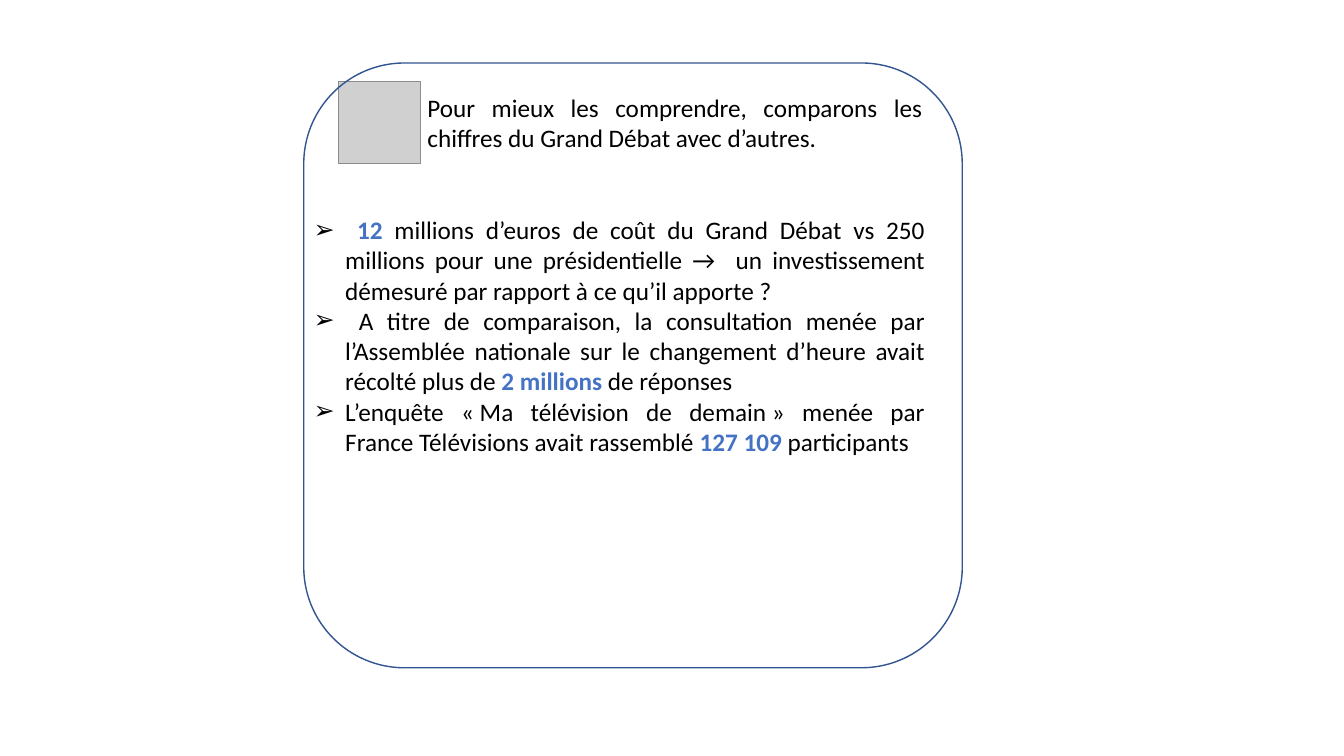
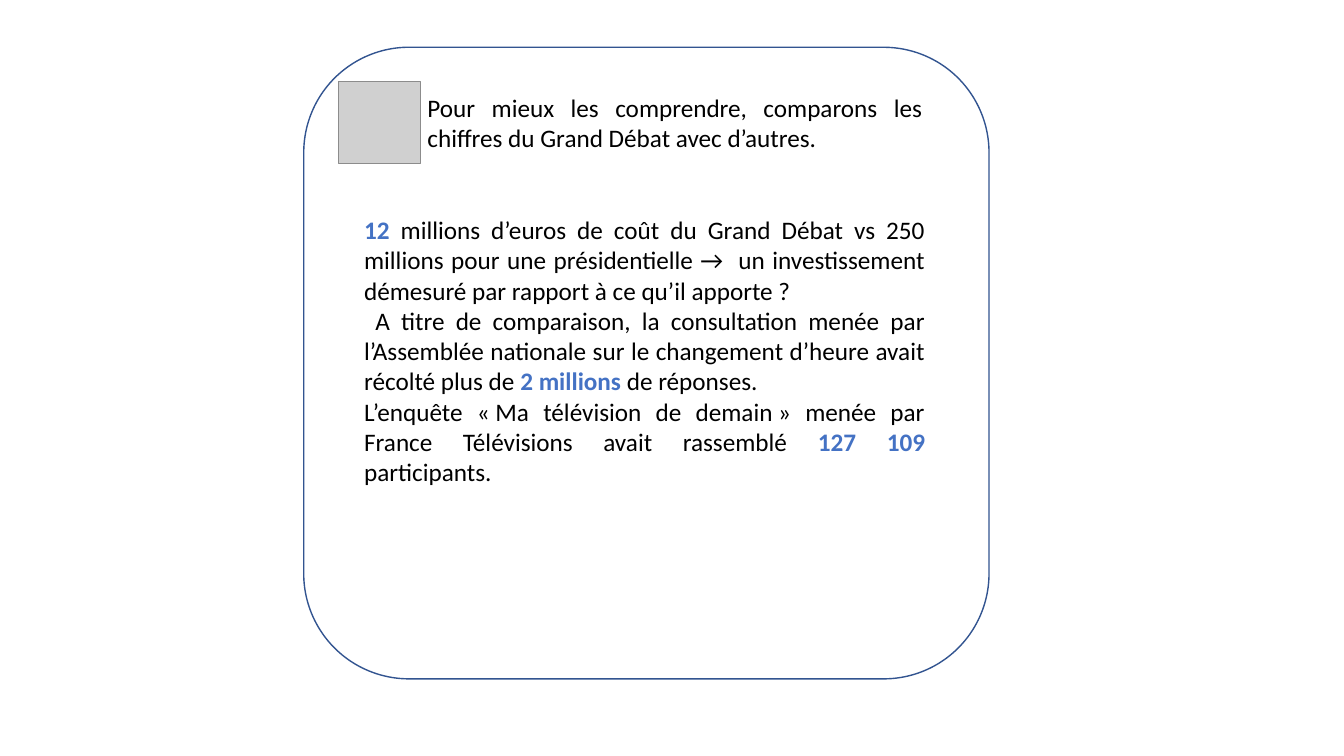
Before and after one commit to GrandDebatAnalyse/GrandDebatAnalyse.github.io, a slide deck: slide 3 of encadrés limites.pptx. Drawn at 1344x756 pixels with LibreOffice and Linux fonts; fonts in the diff are those of the drawing; grey boxes stand for pictures. Boxes give left, top, right and bottom in pixels: in the first picture for what was removed or moved away, otherwise in the second. Text is boxed around its words. In the diff, an @@ line names an element or a change of style, - is before the commit and + after.

```diff
--- a/encadrés limites.pptx
+++ b/encadrés limites.pptx
@@ rounded rectangle: place and size @@
-rounded rectangle at bbox=[303, 63, 962, 667]
+rounded rectangle at bbox=[303, 47, 989, 680]
@@ text at bbox=[364, 221, 924, 304]: bullet ➢ to none; list level 1 to 2 in "12 millions d’euros de coût ..." @@
@@ text at bbox=[364, 312, 925, 485]: text changed @@
-➢ A titre de comparaison, la consultation menée par l’Assemblée nationale sur le changement d’heure avait récolté plus de 2 millions de réponses
-➢ L’enquête « Ma télévision de demain » menée par France Télévisions avait rassemblé 127 109 participants
+  A titre de comparaison, la consultation menée par l’Assemblée nationale sur le changement d’heure avait récolté plus de 2 millions de réponses.
+  L’enquête « Ma télévision de demain » menée par France Télévisions avait rassemblé 127 109 participants.
```
Also in this commit, not shown: 2 other slides changed, 5 other files.
